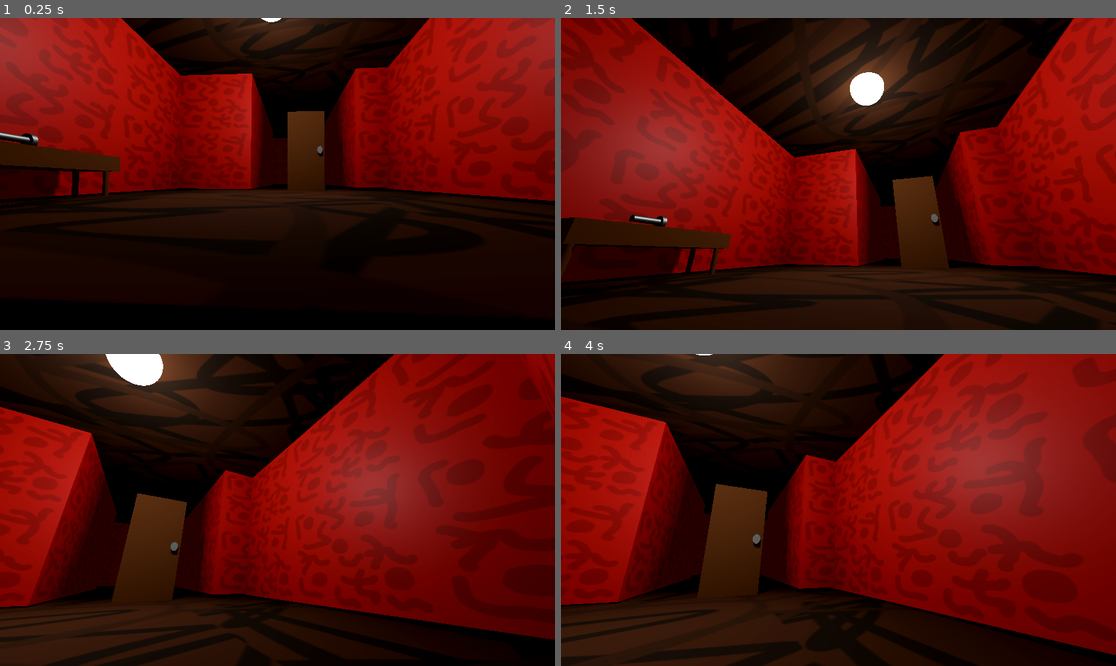
Above: before the commit, frames 1-4 (two rows, left to right).
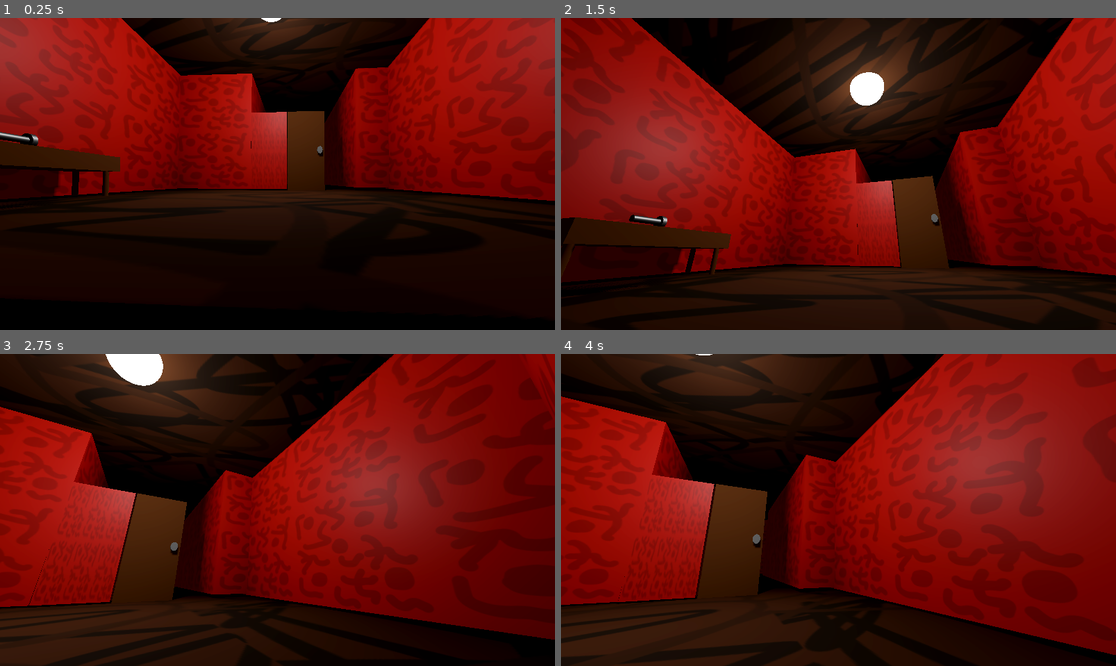
Above: after the commit, the same moments.

Repository: christiannoll/Basic3DGame
Game: Godot game, scene res://Scenes/level.tscn
Same seed, same stepped clock (60 frames per second), same inputs: the game is played once before the commit and once after it.
Inputs (mouse positions are in pixels of both pictures, inside the frame that each line leads up to):
- Up to frame 1 (0.25 s): no input
- Up to frame 2 (1.5 s): move the mouse to (866, 174) at 0.52 s; hold W (forward) from 0.53 s (still down); tap F (flashlight) at 0.6 s; tap Space (jump) at 0.77 s; move the mouse to (810, 174) at 1.27 s; tap E (interact) at 1.35 s
- Up to frame 3 (2.75 s): keep holding W (forward); tap Space (jump) at 1.52 s; move the mouse to (288, 503) at 2.02 s; tap Shift (sprint) at 2.1 s
- Up to frame 4 (4 s): keep holding W (forward); move the mouse to (832, 516) at 2.77 s; tap F (flashlight) at 2.85 s; tap Space (jump) at 3.02, 3.77 s; move the mouse to (877, 513) at 3.52 s; tap E (interact) at 3.6 s

The runs differ from the first frame. In frame 1, 1.6% of the frame differs, in the area x 45-52%, y 30-56%; in frame 2, 1.9%; in frame 3, 4.9%; in frame 4, 4.9%, in the area x 10-28%, y 38-81%.

Commit message:
Added first door wall

Diff:
--- a/Scenes/level.tscn
+++ b/Scenes/level.tscn
@@ -29,6 +29,10 @@
 [sub_resource type="BoxShape3D" id="BoxShape3D_51e2h"]
 
 [sub_resource type="BoxMesh" id="BoxMesh_tumq0"]
+
+[sub_resource type="BoxShape3D" id="BoxShape3D_qxfql"]
+
+[sub_resource type="BoxMesh" id="BoxMesh_ha31o"]
 
 [sub_resource type="Animation" id="Animation_bvt00"]
 resource_name = "beginning"
@@ -288,6 +292,18 @@
 [node name="Door" parent="floors_and_walls" unique_id=1436056146 instance=ExtResource("5_qxfql")]
 transform = Transform3D(1.5503582, 0, 0, 0, 1.9053168, 0, 0, 0, 1, -5.0121865, 2.1685038, -24.649916)
 
+[node name="door_wall" type="StaticBody3D" parent="floors_and_walls" unique_id=773190426]
+transform = Transform3D(0.8228039, 0, 0, 0, 1.6190279, 0, 0, 0, 0.29062498, -3.5460973, 2.165358, -24.700232)
+
+[node name="CollisionShape3D" type="CollisionShape3D" parent="floors_and_walls/door_wall" unique_id=1887635253]
+transform = Transform3D(2, 0, 0, 0, 2, 0, 0, 0, 2, 0, 0, 0)
+shape = SubResource("BoxShape3D_qxfql")
+
+[node name="MeshInstance3D" type="MeshInstance3D" parent="floors_and_walls/door_wall" unique_id=1364724557]
+transform = Transform3D(1.8261276, 0, 0, 0, 1.9999998, 0, 0, 0, 2, 0.1101017, 0, 0)
+material_override = ExtResource("2_6phgx")
+mesh = SubResource("BoxMesh_ha31o")
+
 [node name="Player" parent="." unique_id=1211612180 instance=ExtResource("1_tumq0")]
 transform = Transform3D(0.005305818, 0, -0.99998593, 0, 1, 0, 0.99998593, 0, 0.005305818, -5.9862366, 1.5, -30.29963)
 
